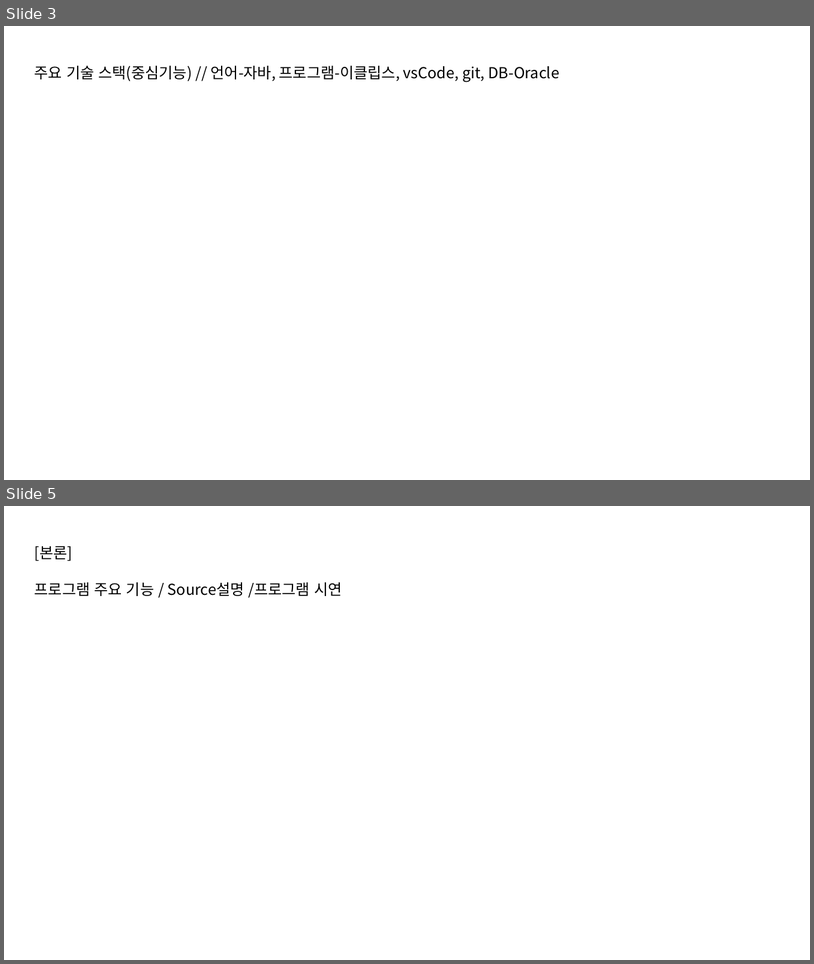
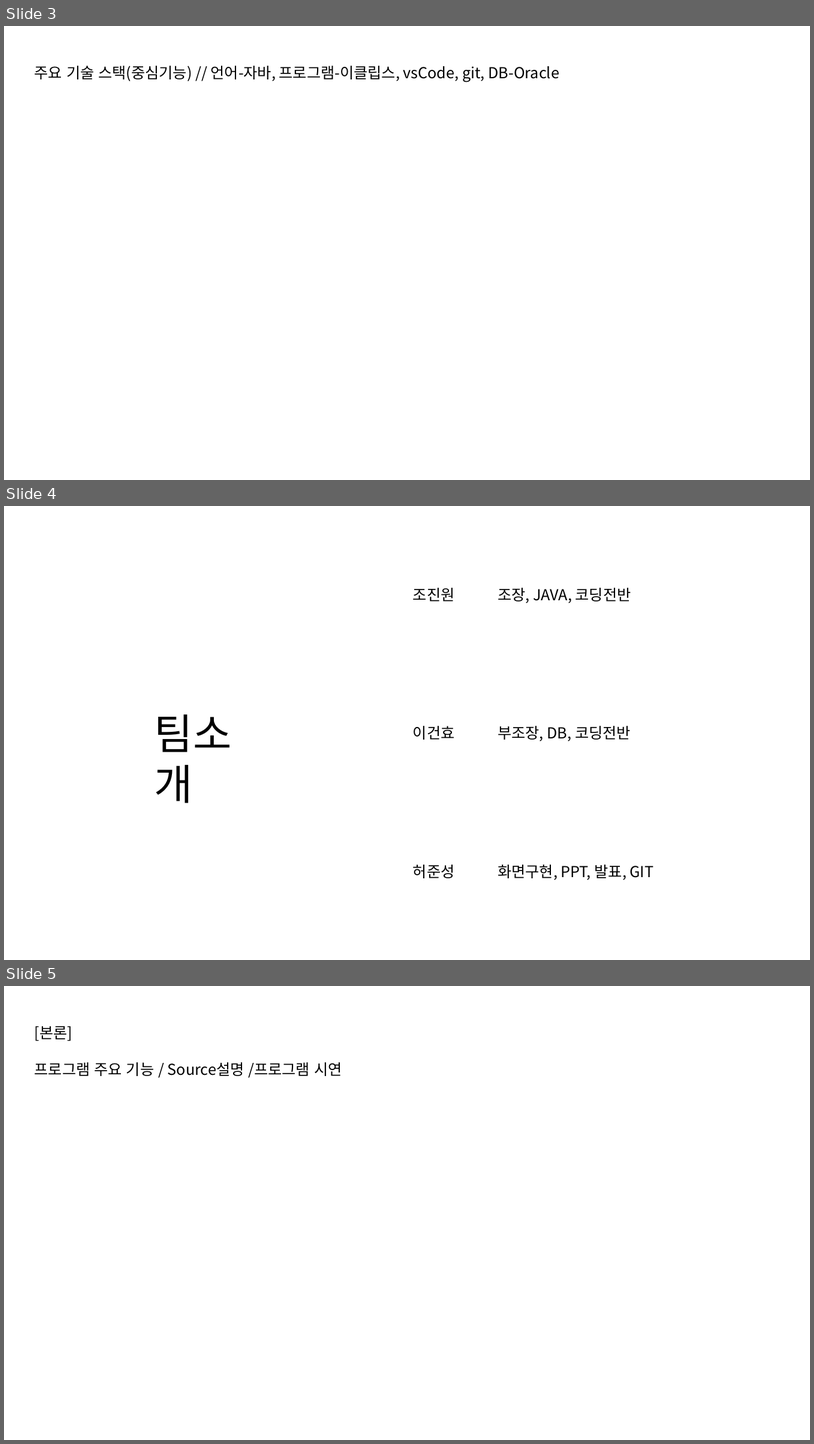
Before and after one commit to JunseongHeo/FishingInformationSystem, a slide deck: Presentation/LegendOfJava.pptm. Shown one above the other, each under a label of ours: slides 3 and 5 before the commit, slides 3, 4 and 5 after it; the slides between them are not shown. The pictures are 814x964 and 814x1444 pixels, drawn with LibreOffice and Linux fonts; fonts in the diff are those of the drawing; background and template pictures are left out. Boxes give left, top, right and bottom in pixels: in the first picture for what was removed or moved away, otherwise in the second. Text is boxed around its words. In the diff, an @@ line names an element or a change of style, - is before the commit and + after.

```diff
--- a/Presentation/LegendOfJava.pptm
+++ b/Presentation/LegendOfJava.pptm
@@ slide 4 added at bbox=[4, 506, 810, 960], background #FFFFFF @@
@@ text added at bbox=[413, 588, 455, 601], 18 pt, text #000000 @@
+조진원
@@ text added at bbox=[498, 588, 632, 603], 18 pt, text #000000 @@
+조장, JAVA, 코딩전반
@@ text added at bbox=[155, 714, 232, 803], 50 pt, text #000000 @@
+팀소개
@@ text added at bbox=[413, 726, 455, 739], 18 pt, text #000000 @@
+이건효
@@ text added at bbox=[498, 726, 631, 741], 18 pt, text #000000 @@
+부조장, DB, 코딩전반
@@ text added at bbox=[413, 864, 455, 878], 18 pt, text #000000 @@
+허준성
@@ text added at bbox=[498, 864, 654, 880], 18 pt, text #000000 @@
+화면구현, PPT, 발표, GIT
```
Also in this commit, not shown: 2 slides changed, 1 slide removed, 26 other files.
